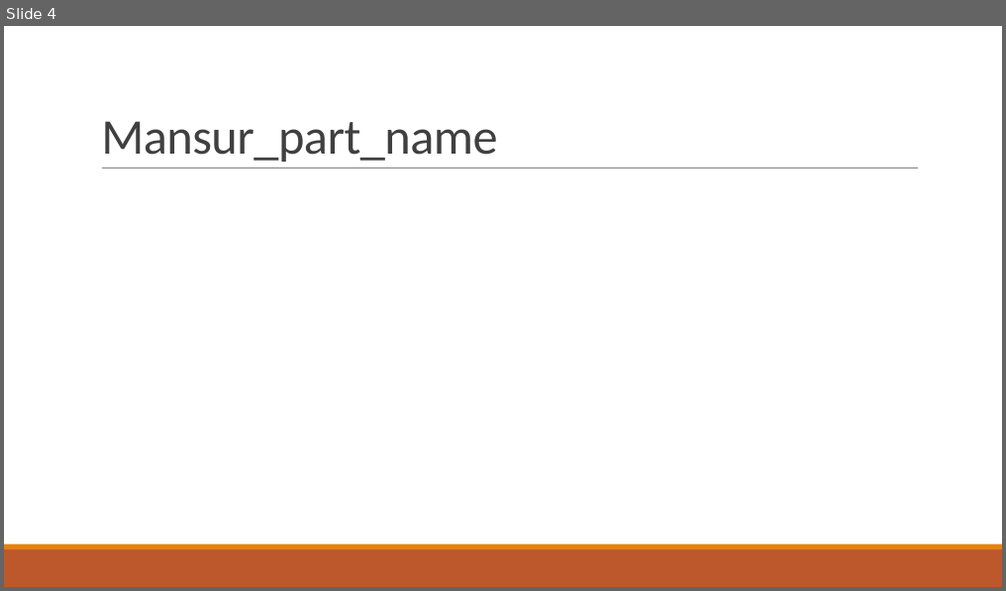
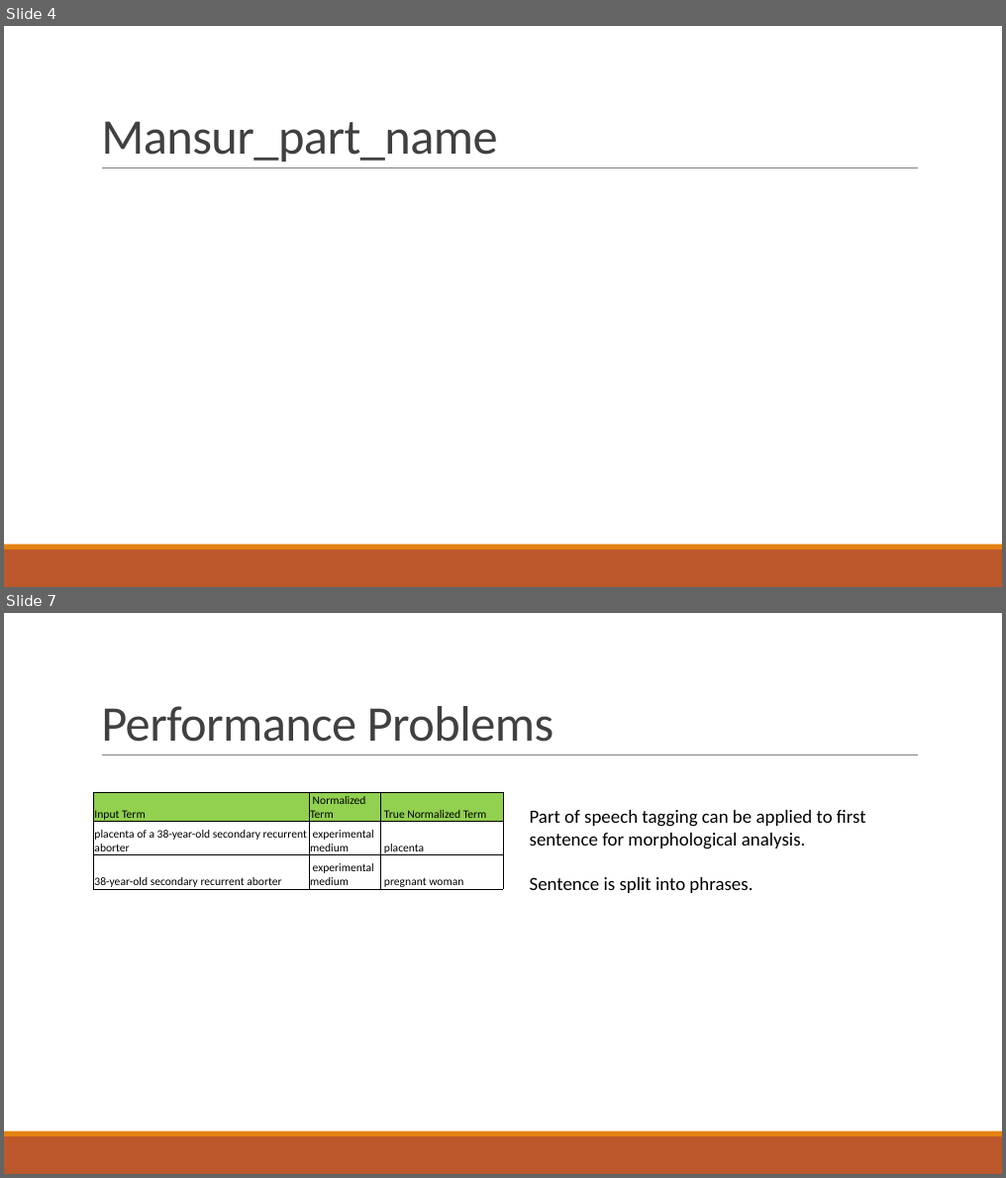
Before and after one commit to abdullahyldz/Cmpe493TermProject, a slide deck: Slides/Abdullah Yıldız.pptx. Shown one above the other, each under a label of ours: slide 4 before the commit, slides 4 and 7 after it; the slides between them are not shown. The pictures are 1006x591 and 1006x1178 pixels, drawn with LibreOffice and Linux fonts; fonts in the diff are those of the drawing. Boxes give left, top, right and bottom in pixels: in the first picture for what was removed or moved away, otherwise in the second. Text is boxed around its words. In the diff, an @@ line names an element or a change of style, - is before the commit and + after.

```diff
--- a/Slides/Abdullah Yıldız.pptx
+++ b/Slides/Abdullah Yıldız.pptx
@@ slide 7 added at (x1=4, y1=613, x2=1002, y2=1174), background #FFFFFF; not listed: 3 template elements that a slide beside it also shows @@
@@ rectangle added at (x1=4, y1=625, x2=7, y2=639), fill #FFFFFF @@
@@ title added at (x1=101, y1=706, x2=554, y2=742), 48 pt, text #404040 @@
+Performance Problems
@@ table added at (x1=94, y1=792, x2=503, y2=891), 3 rows, 3 columns @@
+Input Term | Normalized Term | True Normalized Term
+placenta of a 38-year-old secondary recurrent aborter | experimental medium | placenta
+38-year-old secondary recurrent aborter | experimental medium | pregnant woman
@@ text added at (x1=530, y1=810, x2=866, y2=893), 18 pt, text #000000 @@
+Part of speech tagging can be applied to first sentence for morphological analysis.
+Sentence is split into phrases.
```
Also in this commit, not shown: 9 other slides added, 2 slides removed.
